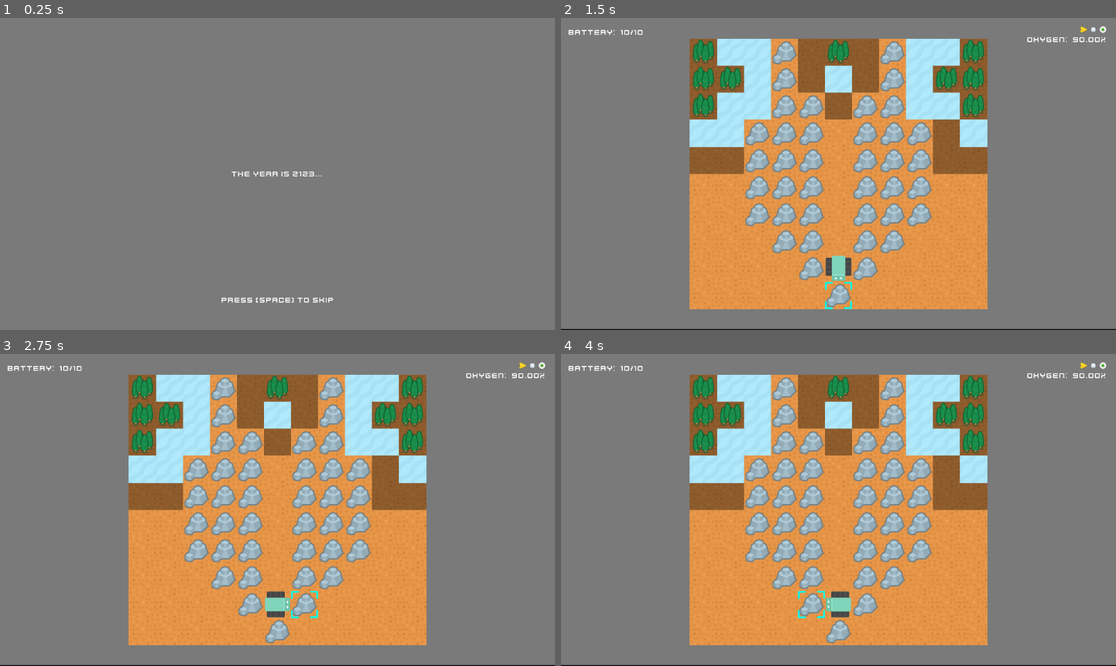
Above: before the commit, frames 1-4 (two rows, left to right).
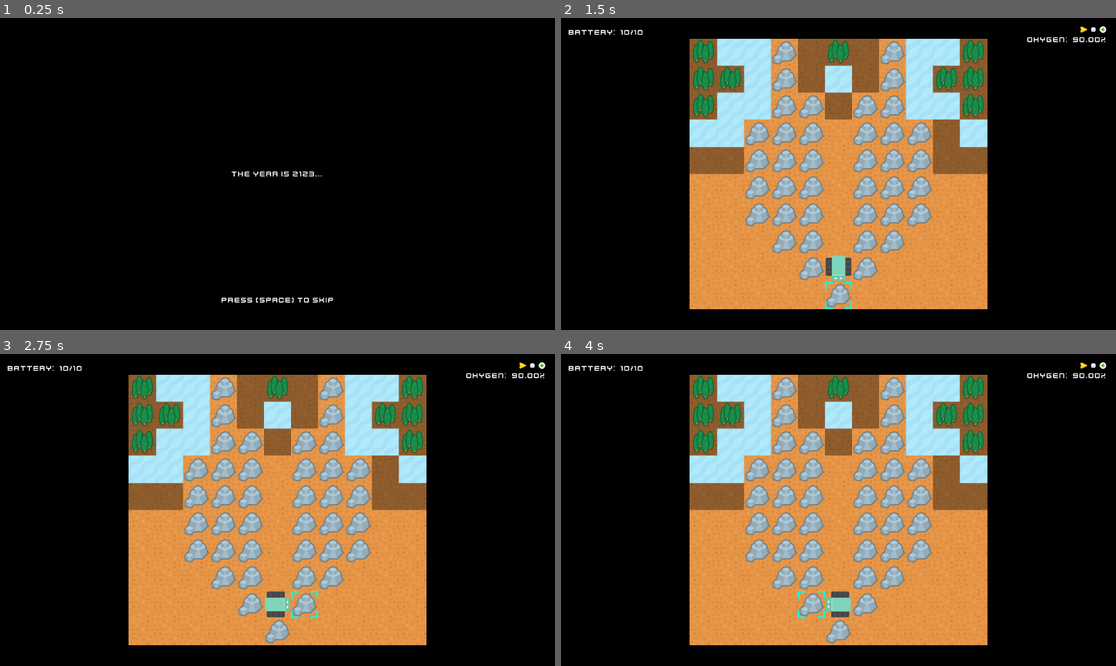
Above: after the commit, the same moments.

Repository: bardunbar/galway-game-jam-23
Game: Godot game, scene res://screens/main_menu/intro.tscn
The game is run twice, just before and just after one commit, with the same random seed, the same clock (stepped at 60 frames per second) and the same inputs.
Inputs (mouse positions are in pixels of both pictures, inside the frame that each line leads up to):
- Up to frame 1 (0.25 s): no input
- Up to frame 2 (1.5 s): tap Space (Action_1) at 0.5, 0.6, 1.25 s; move the mouse to (960, 158) at 0.52 s; hold Right (move_right) 0.53-1.28 s; click (960, 158) at 0.67 s; move the mouse to (705, 52) at 1.27 s; hold Down (move_down) from 1.28 s (still down); tap Ctrl (Action_2) at 1.35 s; click (705, 52) at 1.42 s
- Up to frame 3 (2.75 s): tap Enter at 2 s; move the mouse to (172, 388) at 2.02 s; release Down (move_down) at 2.03 s; press the mouse at (172, 388) at 2.03 s; hold Right (move_right) from 2.03 s (still down)
- Up to frame 4 (4 s): tap Space (Action_1) at 2.75, 2.85 s; move the mouse to (755, 388) at 2.77 s; release Right (move_right) at 2.78 s; release the mouse at (755, 388) at 2.78 s; hold Up (move_up) 2.78-3.53 s; click (755, 388) at 2.92 s; tap Enter at 3.5 s; move the mouse to (783, 388) at 3.52 s; hold Left (move_left) from 3.53 s (still down); tap Ctrl (Action_2) at 3.6 s; click (783, 388) at 3.67 s

The runs differ from the first frame. In frame 1, 100% of the frame differs, in the area x 0-100%, y 0-100%; in frame 2, 53%; in frame 3, 53%; in frame 4, 53%.

Commit message:
Re-adds black background to game.

Diff:
--- a/project/project.godot
+++ b/project/project.godot
@@ -74,4 +74,4 @@
 [rendering]
 
 textures/vram_compression/import_etc2_astc=true
-environment/defaults/default_clear_color=Color(0.47788, 0.47788, 0.47788, 1)
+environment/defaults/default_clear_color=Color(0, 0, 0, 1)
